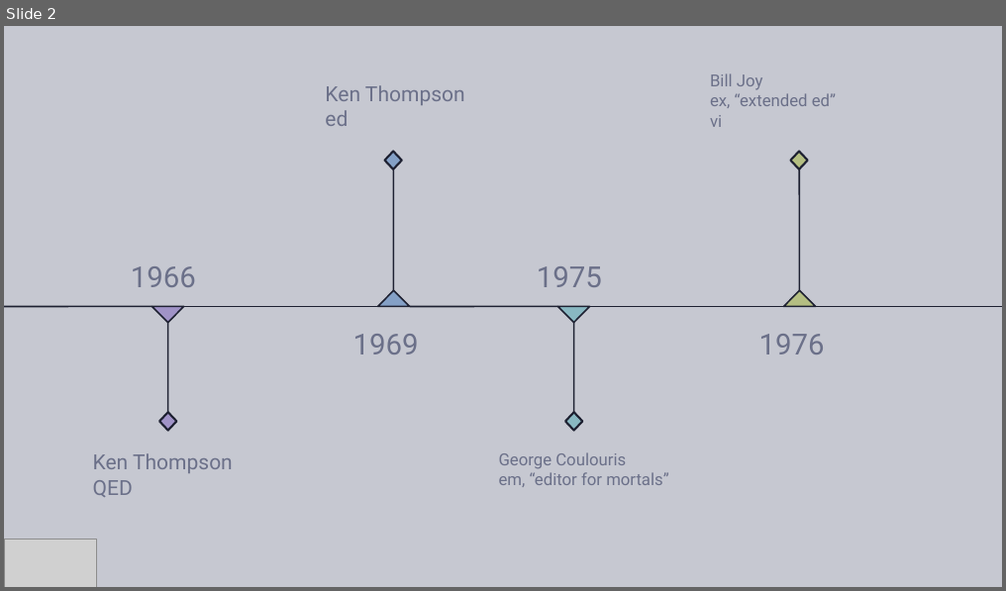
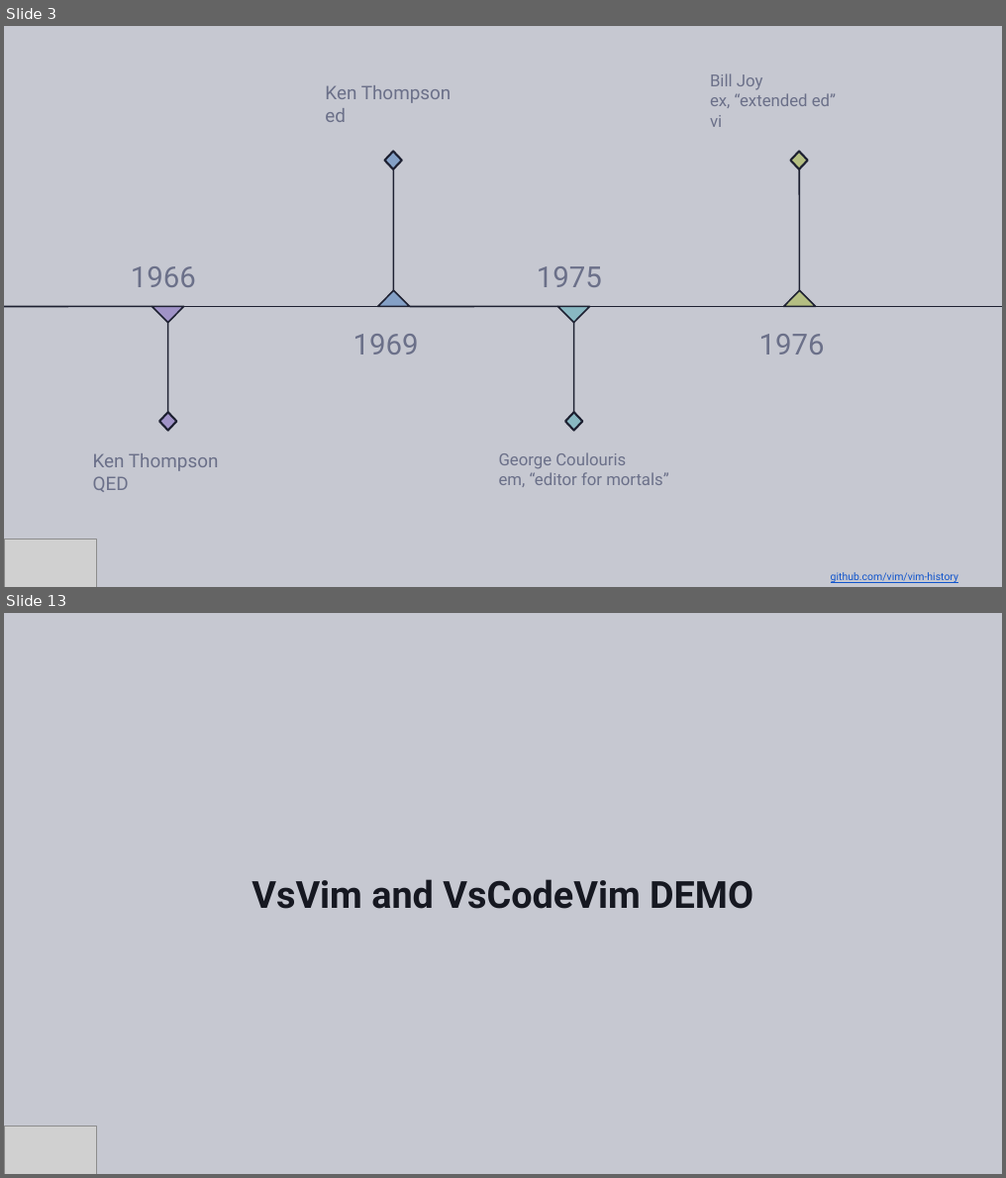
Before and after one commit to Ungerfall/ungerfall.github.io, a slide deck: presentation/vim/vim-in-dotnet.pptx. Shown one above the other, each under a label of ours: slide 2 before the commit, slides 3 and 13 after it; the slides between them are not shown. The pictures are 1006x591 and 1006x1178 pixels, drawn with LibreOffice and Linux fonts; fonts in the diff are those of the drawing; grey boxes stand for pictures; background and template pictures are left out. Boxes give left, top, right and bottom in pixels: in the first picture for what was removed or moved away, otherwise in the second. Text is boxed around its words. In the diff, an @@ line names an element or a change of style, - is before the commit and + after.

```diff
--- a/presentation/vim/vim-in-dotnet.pptx
+++ b/presentation/vim/vim-in-dotnet.pptx
@@ slide 13 added at [4,613,1002,1174], background #C6C8D1 @@
@@ title added at [252,879,753,909], 36 pt, text #161821, bold @@
+VsVim and VsCodeVim DEMO
@@ picture added at [4,1127,97,1174] @@
@@ what was slide 2 is now slide 3 @@
@@ slide 3 changed as well @@
@@ text "Ken Thompson" at [325,85,451,122]: size 20 to 18 pt @@
@@ text "Ken Thompson" at [93,454,219,492]: size 20 to 18 pt @@
@@ text added at [831,572,958,583], 10 pt, text #1155CC, underline @@
+github.com/vim/vim-history
```
Also in this commit, not shown: 23 other slides added, 1 slide removed.
